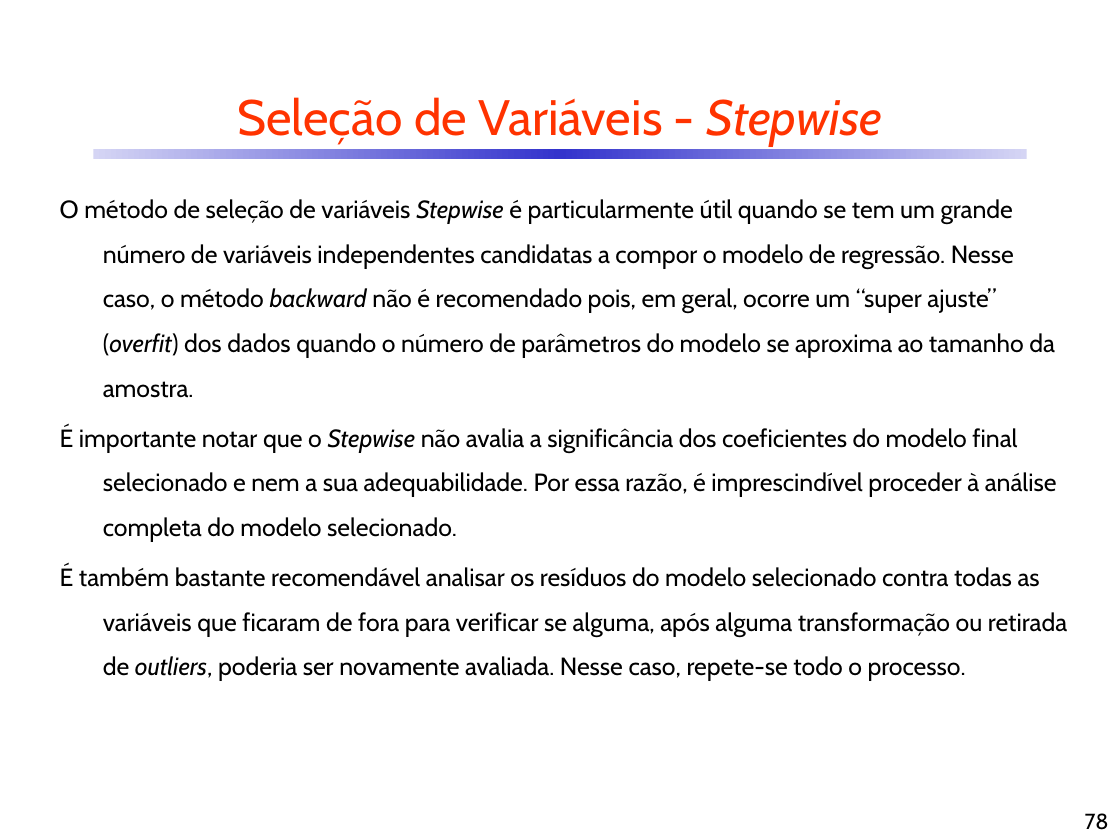
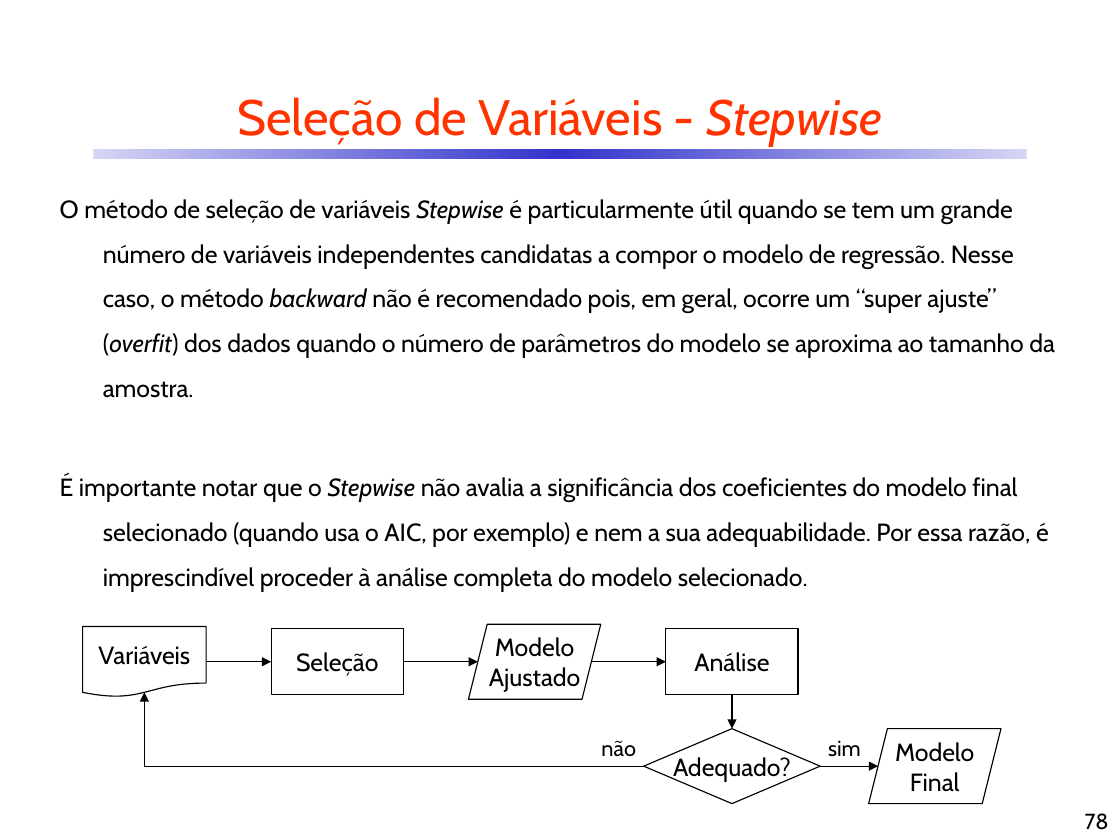
Before and after one commit to CDRenno/Estatistica, a slide deck: slide 78 of ppt/10ARegr.pptx. Drawn at 1120x840 pixels with LibreOffice and Linux fonts; fonts in the diff are those of the drawing. Boxes give left, top, right and bottom in pixels: in the first picture for what was removed or moved away, otherwise in the second. Text is boxed around its words. In the diff, an @@ line names an element or a change of style, - is before the commit and + after.

```diff
--- a/ppt/10ARegr.pptx
+++ b/ppt/10ARegr.pptx
@@ text at <box>60,477,1049,591</box>: text changed @@
-É importante notar que o Stepwise não avalia a significância dos coeficientes do modelo final selecionado e nem a sua adequabilidade. Por essa razão, é imprescindível proceder à análise completa do modelo selecionado.
-É também bastante recomendável analisar os resíduos do modelo selecionado contra todas as variáveis que ficaram de fora para verificar se alguma, após alguma transformação ou retirada de outliers, poderia ser novamente avaliada. Nesse caso, repete-se todo o processo.
+É importante notar que o Stepwise não avalia a significância dos coeficientes do modelo final selecionado (quando usa o AIC, por exemplo) e nem a sua adequabilidade. Por essa razão, é imprescindível proceder à análise completa do modelo selecionado.
@@ flow chart document added at <box>83,626,206,697</box>, outline #000000 0.75 pt, 16 pt, text #000000 @@
+Variáveis
@@ rectangle added at <box>271,628,403,694</box>, outline #000000 0.75 pt, 16 pt, text #000000 @@
+Seleção
@@ parallelogram added at <box>468,624,600,699</box>, outline #000000 0.75 pt, 16 pt, text #000000 @@
+Modelo
+Ajustado
@@ rectangle added at <box>665,628,797,694</box>, outline #000000 0.75 pt, 16 pt, text #000000 @@
+Análise
@@ arrow added from (206, 662) to (271, 662), #000000 0.75 pt @@
@@ arrow added from (403, 662) to (478, 662), #000000 0.75 pt @@
@@ arrow added from (591, 662) to (665, 662), #000000 0.75 pt @@
@@ elbow arrow added from (644, 766) to (144, 692), #000000 0.75 pt @@
@@ arrow added from (732, 694) to (732, 729), #000000 0.75 pt @@
@@ text added at <box>601,741,636,756</box>, 14 pt, text #000000 @@
+não
@@ diamond added at <box>644,729,820,804</box>, outline #000000 0.75 pt, 16 pt, text #000000 @@
+Adequado?
@@ text added at <box>828,740,861,757</box>, 14 pt, text #000000 @@
+sim
@@ parallelogram added at <box>869,729,1001,804</box>, outline #000000 0.75 pt, 16 pt, text #000000 @@
+Modelo
+Final
@@ arrow added from (820, 766) to (878, 766), #000000 0.75 pt @@
```
Also in this commit, not shown: 23 other slides changed, 1 slide added, 1 other file.
